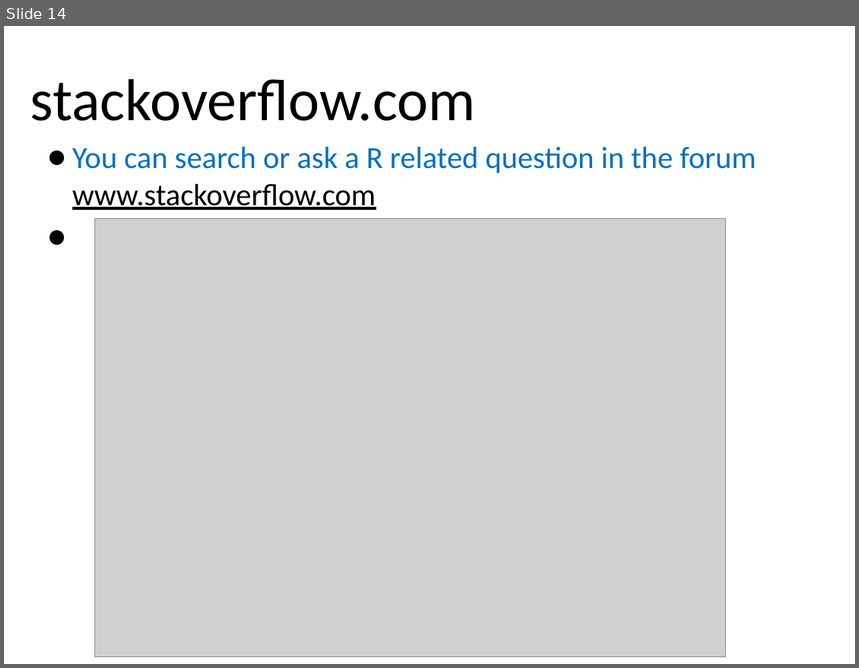
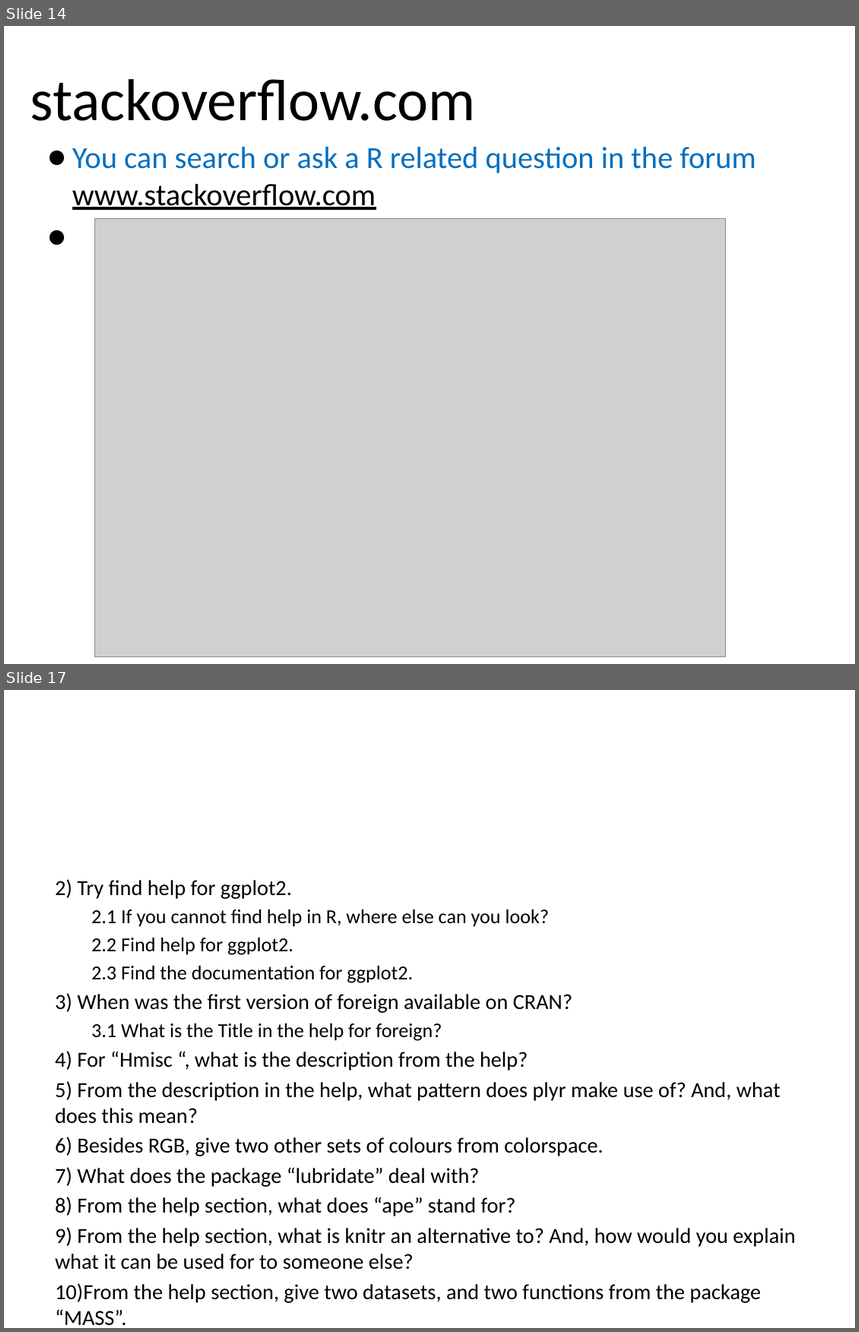
Before and after one commit to davidmatten/R_course, a slide deck: Session_9/getting_help.pptx. Shown one above the other, each under a label of ours: slide 14 before the commit, slides 14 and 17 after it; the slides between them are not shown. The pictures are 859x668 and 859x1332 pixels, drawn with LibreOffice and Linux fonts; fonts in the diff are those of the drawing; grey boxes stand for pictures; background and template pictures are left out. Boxes give left, top, right and bottom in pixels: in the first picture for what was removed or moved away, otherwise in the second. Text is boxed around its words. In the diff, an @@ line names an element or a change of style, - is before the commit and + after.

Commit message:
added tutorial questions to Session 9: Help.

```diff
--- a/Session_9/getting_help.pptx
+++ b/Session_9/getting_help.pptx
@@ slide 17 added at (4, 690, 855, 1328), background picture (left out) @@
@@ text added at (55, 879, 795, 1270), 18.2 pt, text #000000 @@
+2) Try find help for ggplot2.
+  2.1 If you cannot find help in R, where else can you look?
+  2.2 Find help for ggplot2.
+  2.3 Find the documentation for ggplot2.
+3) When was the first version of foreign available on CRAN?
+  3.1 What is the Title in the help for foreign?
+4) For “Hmisc “, what is the description from the help?
+5) From the description in the help, what pattern does plyr make use of? And, what does this mean?
+6) Besides RGB, give two other sets of colours from colorspace.
+7) What does the package “lubridate” deal with?
+8) From the help section, what does “ape” stand for?
+9) From the help section, what is knitr an alternative to? And, how would you explain what it can be used for to someone else?
+10)From the help section, give two datasets, and two functions from the package “MASS”.
```
Also in this commit, not shown: 3 other slides added, 2 other files.
